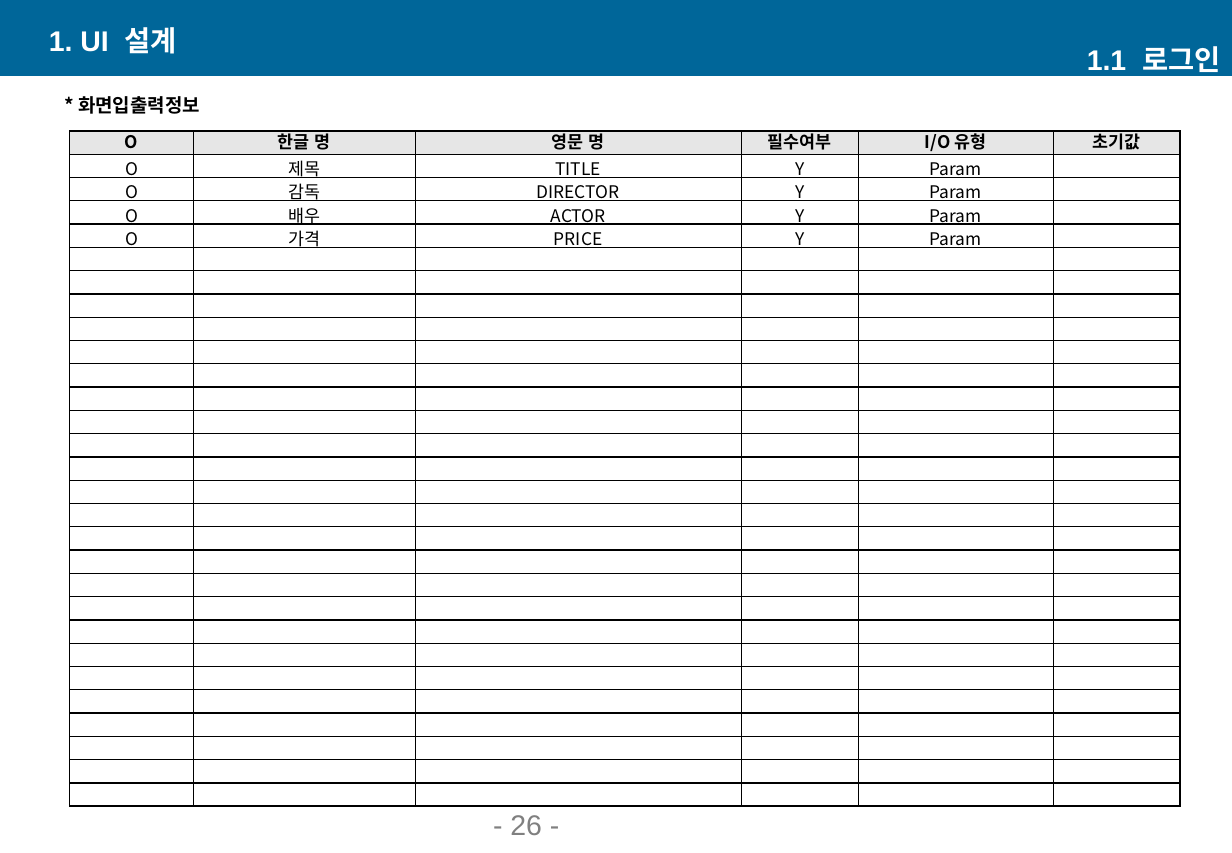
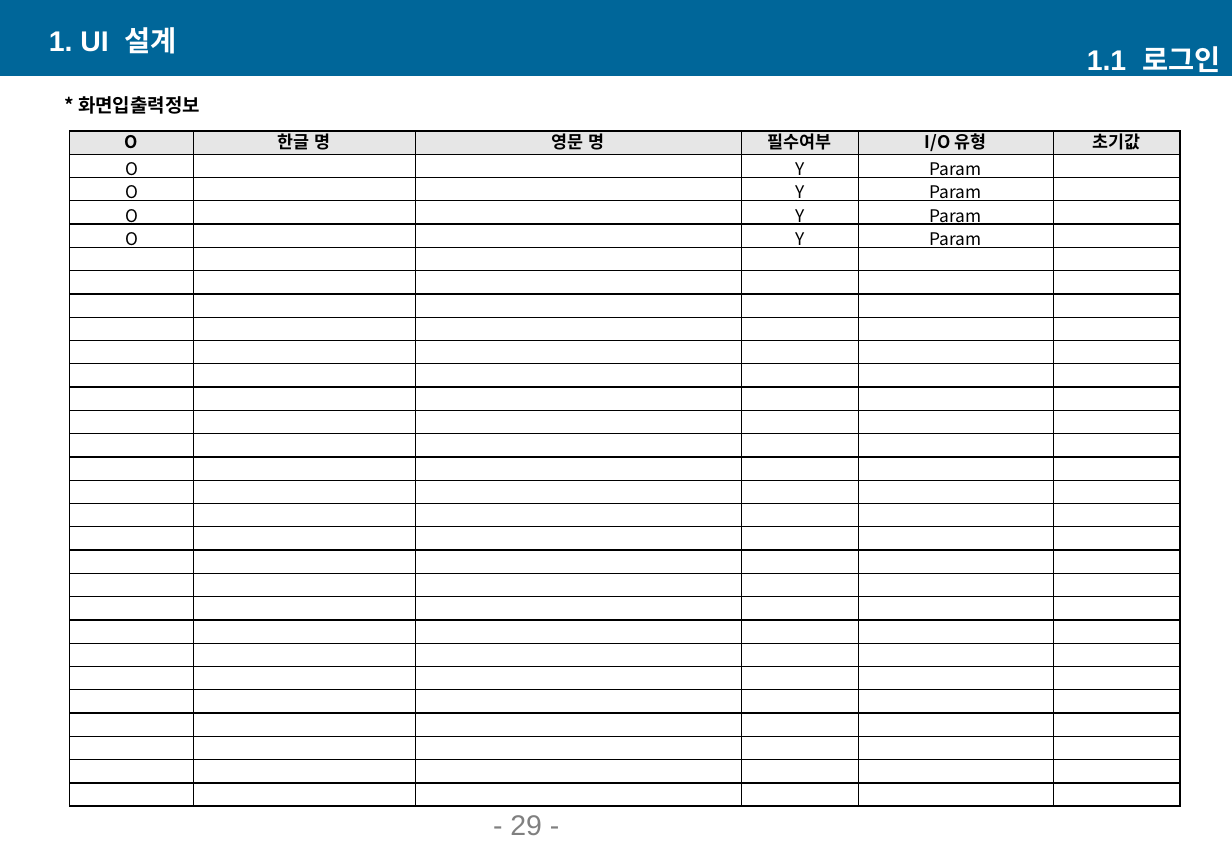
Before and after one commit to ki-mii/ezen_prj, a slide deck: slide 30 of 쇼핑몰관리_UI설계서.pptx (slide 27 before the commit). Drawn at 1232x853 pixels with LibreOffice and Linux fonts; fonts in the diff are those of the drawing. Boxes give left, top, right and bottom in pixels: in the first picture for what was removed or moved away, otherwise in the second. Text is boxed around its words. In the diff, an @@ line names an element or a change of style, - is before the commit and + after.

```diff
--- a/쇼핑몰관리_UI설계서.pptx
+++ b/쇼핑몰관리_UI설계서.pptx
@@ table at (x1=69, y1=131, x2=1181, y2=807) @@
-row 2, column 2: 제목
+row 2, column 2: 
-row 2, column 3: TITLE
+row 2, column 3: 
-row 3, column 2: 감독
+row 3, column 2: 
-row 3, column 3: DIRECTOR
+row 3, column 3: 
-row 4, column 2: 배우
+row 4, column 2: 
-row 4, column 3: ACTOR
+row 4, column 3: 
-row 5, column 2: 가격
+row 5, column 2: 
-row 5, column 3: PRICE
+row 5, column 3: 
@@ page number at (x1=510, y1=815, x2=542, y2=835): text changed @@
-- 26 -
+- 29 -
```
Also in this commit, not shown: 19 other slides changed, 3 slides added.
